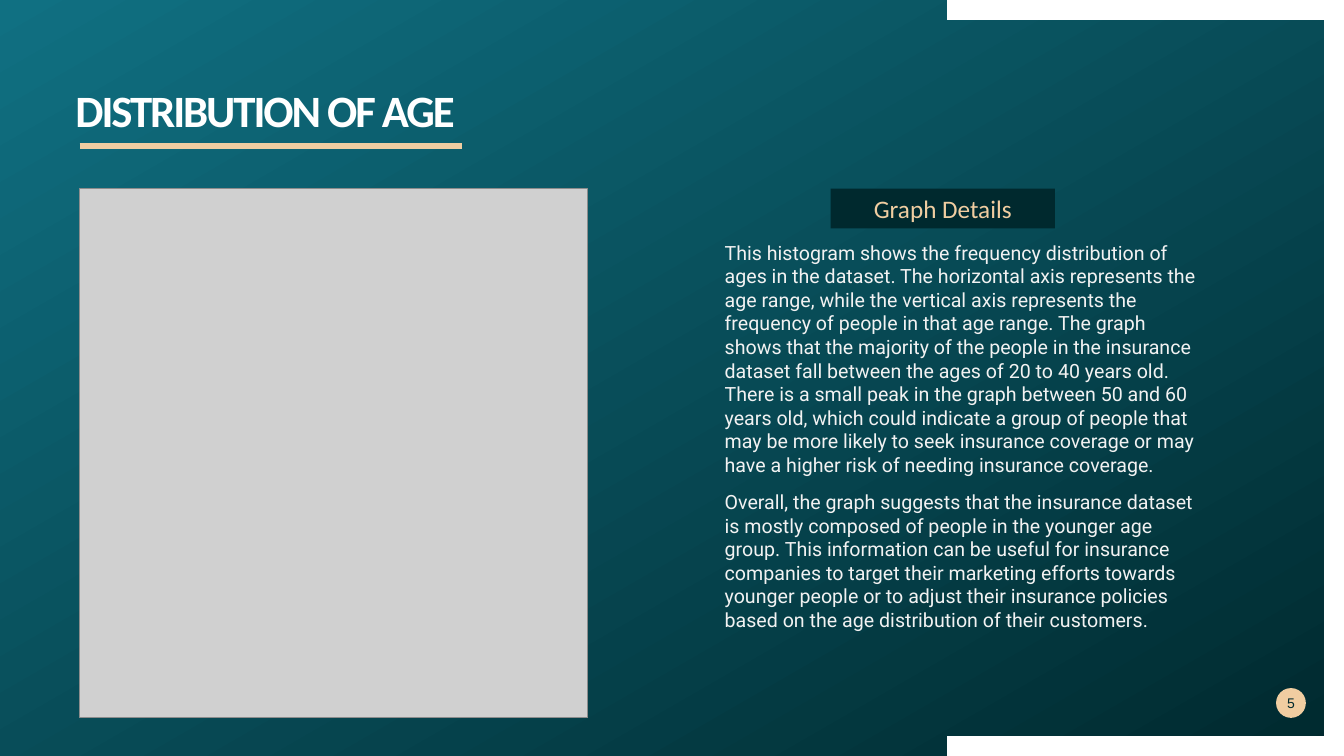
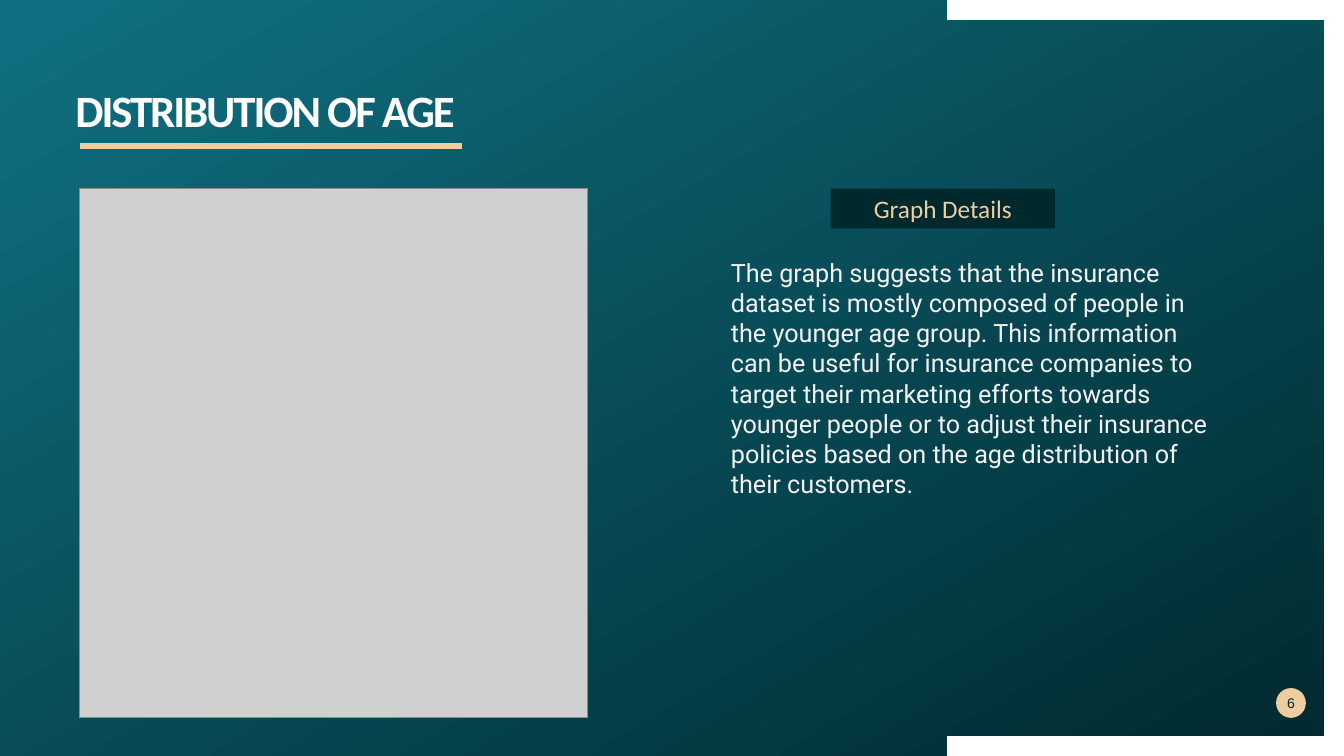
Before and after one commit to Kaneaug/ML_insurance_cost_pre, a slide deck: slide 6 of Insurance_premium_pre.pptx (slide 5 before the commit). Drawn at 1344x756 pixels with LibreOffice and Linux fonts; fonts in the diff are those of the drawing; grey boxes stand for pictures. Boxes give left, top, right and bottom in pixels: in the first picture for what was removed or moved away, otherwise in the second. Text is boxed around its words. In the diff, an @@ line names an element or a change of style, - is before the commit and + after.

```diff
--- a/Insurance_premium_pre.pptx
+++ b/Insurance_premium_pre.pptx
@@ text at [731, 263, 1207, 494]: text changed; size 14 to 18 pt @@
-This histogram shows the frequency distribution of ages in the dataset. The horizontal axis represents the age range, while the vertical axis represents the frequency of people in that age range. The graph shows that the majority of the people in the insurance dataset fall between the ages of 20 to 40 years old. There is a small peak in the graph between 50 and 60 years old, which could indicate a group of people that may be more likely to seek insurance coverage or may have a higher risk of needing insurance coverage.
-Overall, the graph suggests that the insurance dataset is mostly composed of people in the younger age group. This information can be useful for insurance companies to target their marketing efforts towards younger people or to adjust their insurance policies based on the age distribution of their customers.
+The graph suggests that the insurance dataset is mostly composed of people in the younger age group. This information can be useful for insurance companies to target their marketing efforts towards younger people or to adjust their insurance policies based on the age distribution of their customers.
@@ page number at [1287, 698, 1295, 708]: text changed @@
-5
+6
```
Also in this commit, not shown: 5 other slides changed, 1 slide added, 8 slides removed, 2 other files.
